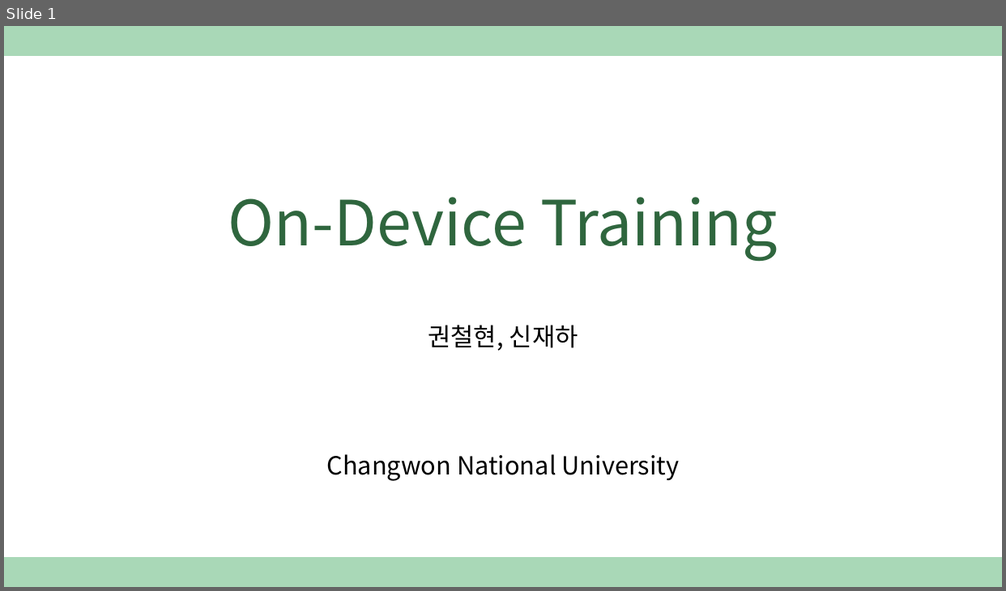
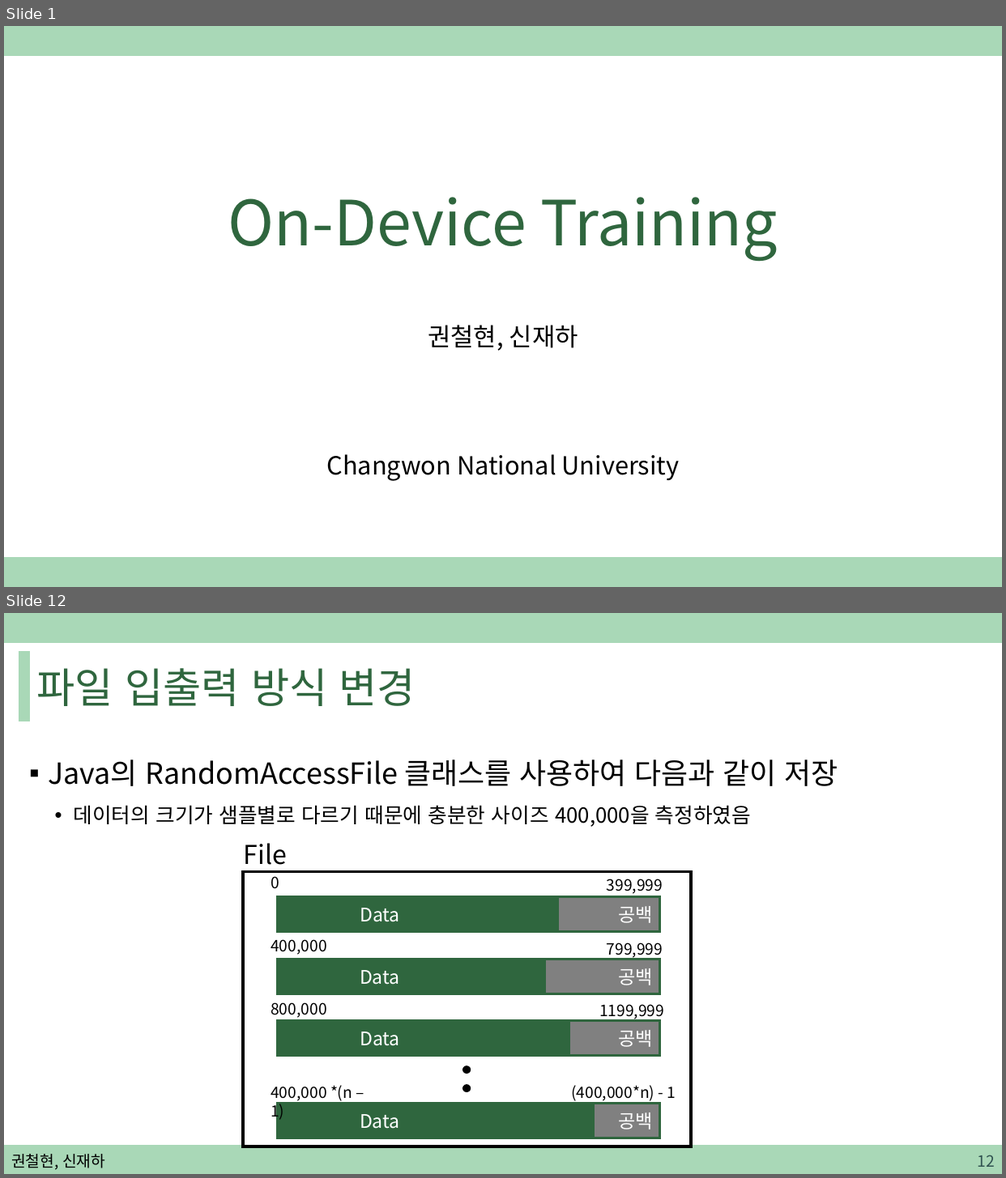
Before and after one commit to sjh4287/capston, a slide deck: 2022.02.18/권철현,신재하.pptx. Shown one above the other, each under a label of ours: slide 1 before the commit, slides 1 and 12 after it; the slides between them are not shown. The pictures are 1006x591 and 1006x1178 pixels, drawn with LibreOffice and Linux fonts; fonts in the diff are those of the drawing. Boxes give left, top, right and bottom in pixels: in the first picture for what was removed or moved away, otherwise in the second. Text is boxed around its words. In the diff, an @@ line names an element or a change of style, - is before the commit and + after.

```diff
--- a/2022.02.18/권철현,신재하.pptx
+++ b/2022.02.18/권철현,신재하.pptx
@@ slide 12 added at box(4, 613, 1002, 1174), background #FFFFFF; not listed: 1 template element that a slide beside it also shows @@
@@ rectangle added at box(19, 652, 29, 721), fill #A9D8B7, outline #A9D8B7 1 pt @@
@@ title added at box(37, 668, 415, 706), 40 pt, text #2F663E @@
+파일 입출력 방식 변경
@@ text added at box(48, 760, 838, 827), 28 pt, text #000000 @@
+▪ Java의 RandomAccessFile 클래스를 사용하여 다음과 같이 저장
+  • 데이터의 크기가 샘플별로 다르기 때문에 충분한 사이즈 400,000을 측정하였음
@@ text added at box(244, 843, 287, 871), 25 pt, text #000000 @@
+File
@@ rectangle added at box(243, 872, 691, 1147), outline #000000 3 pt @@
@@ text added at box(270, 876, 279, 889), 15 pt, text #000000 @@
+0
@@ text added at box(607, 879, 663, 894), 15 pt, text #000000 @@
+399,999
@@ rectangle added at box(277, 897, 558, 932), fill #2F663E, outline #2F663E 2.25 pt, 18 pt, text #FFFFFF @@
+Data
@@ rectangle added at box(558, 897, 660, 932), fill #808080, outline #2F663E 2.25 pt, 18 pt, text #FFFFFF @@
+공백
@@ text added at box(270, 939, 326, 955), 15 pt, text #000000 @@
+400,000
@@ text added at box(607, 943, 663, 960), 15 pt, text #000000 @@
+799,999
@@ rectangle added at box(277, 959, 545, 994), fill #2F663E, outline #2F663E 2.25 pt, 18 pt, text #FFFFFF @@
+Data
@@ rectangle added at box(545, 959, 661, 994), fill #808080, outline #2F663E 2.25 pt, 18 pt, text #FFFFFF @@
+공백
@@ text added at box(270, 1003, 326, 1018), 15 pt, text #000000 @@
+800,000
@@ rectangle added at box(277, 1021, 569, 1056), fill #2F663E, outline #2F663E 2.25 pt, 18 pt, text #FFFFFF @@
+Data
@@ rectangle added at box(569, 1021, 660, 1056), fill #808080, outline #2F663E 2.25 pt, 18 pt, text #FFFFFF @@
+공백
@@ text added at box(599, 1004, 664, 1022), 15 pt, text #000000 @@
+1199,999
@@ ellipse added at box(463, 1067, 471, 1073), fill #000000, outline #000000 1 pt @@
@@ text added at box(270, 1085, 352, 1122), 15 pt, text #000000 @@
+400,000 *(n – 1)
@@ ellipse added at box(463, 1085, 471, 1093), fill #000000, outline #000000 1 pt @@
@@ text added at box(571, 1085, 676, 1104), 15 pt, text #000000 @@
+(400,000*n) - 1
@@ rectangle added at box(277, 1104, 593, 1139), fill #2F663E, outline #2F663E 2.25 pt, 18 pt, text #FFFFFF @@
+Data
@@ rectangle added at box(594, 1104, 661, 1139), fill #808080, outline #2F663E 2.25 pt, 18 pt, text #FFFFFF @@
+공백
@@ rectangle added at box(4, 1146, 1002, 1174), fill #A9D8B7, outline #A9D8B7 1 pt @@
@@ text added at box(11, 1154, 105, 1170), 15 pt, text #000000 @@
+권철현, 신재하
@@ page number added at box(977, 1155, 994, 1167), 15 pt, text #305250 @@
+12
```
Also in this commit, not shown: 35 slides changed, 7 other slides added.
